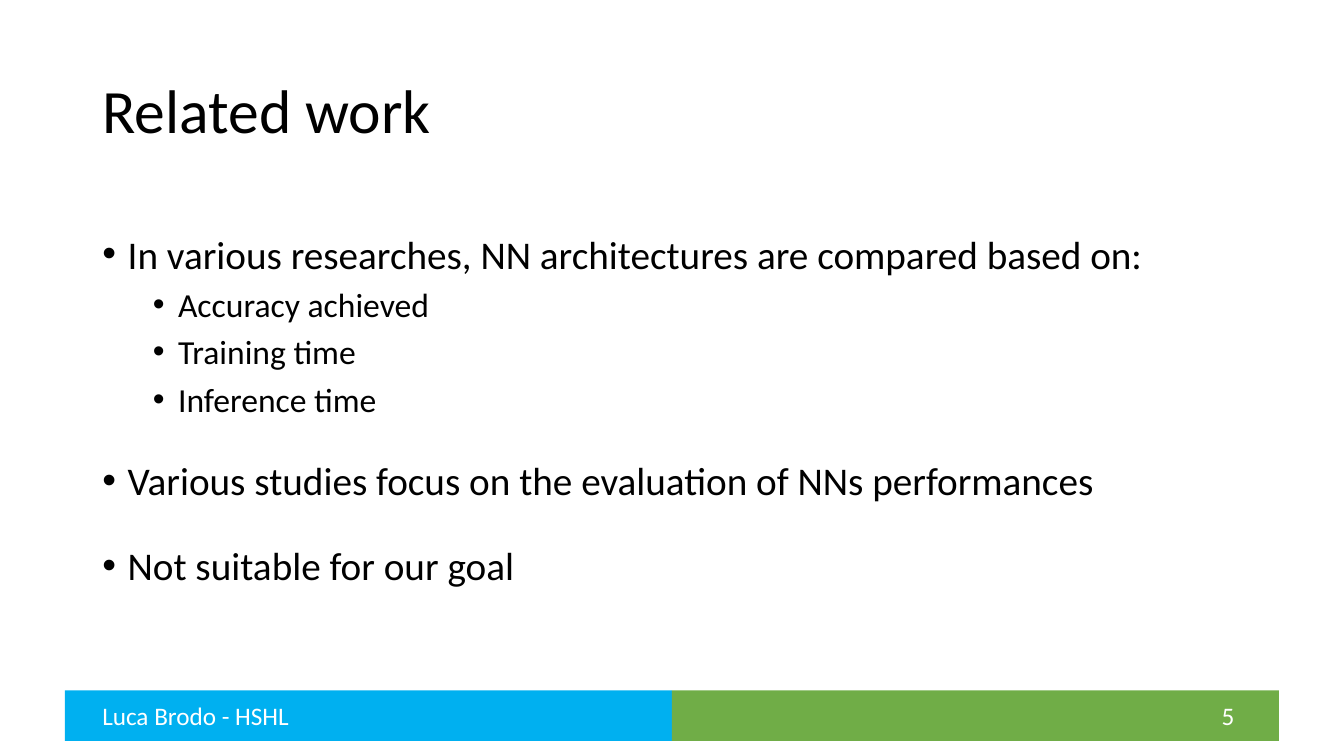
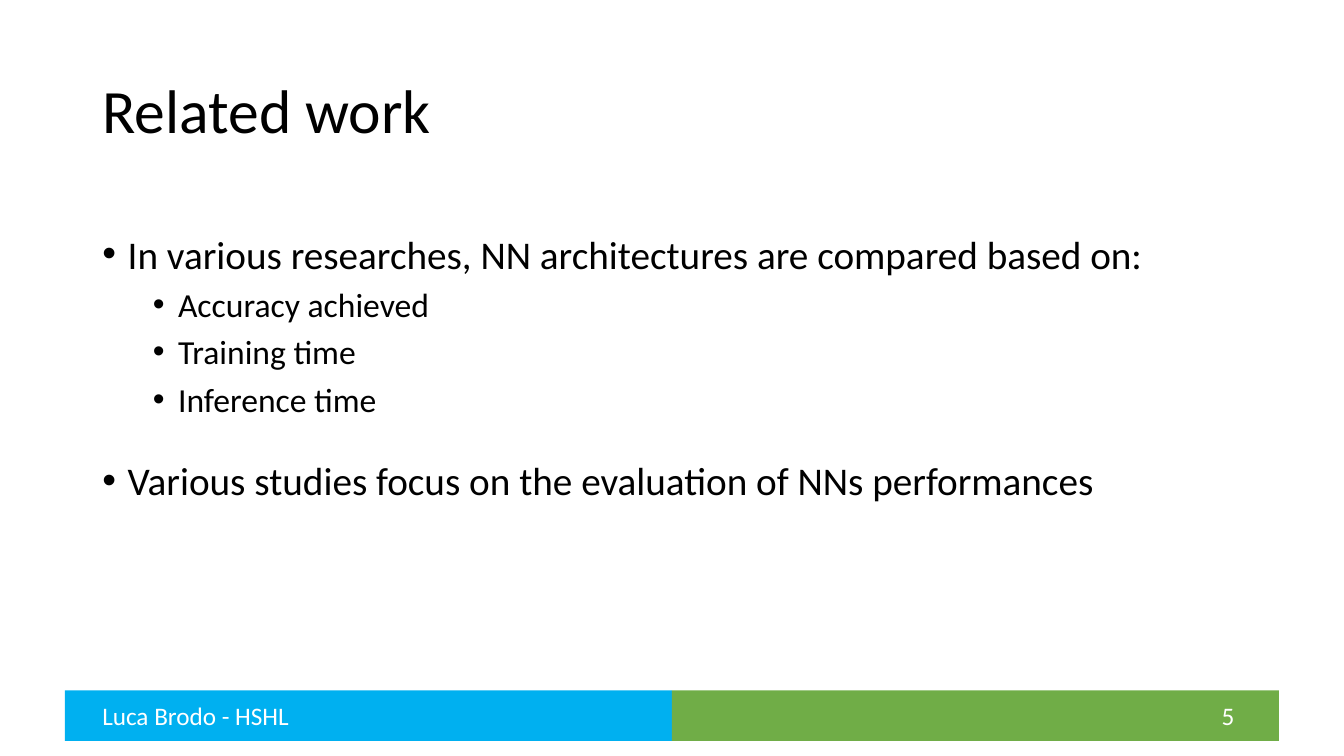
Before and after one commit to brodoluca/FinalThesisHSHL, a slide deck: slide 5 of Presentation/Final Presentation.pptx. Drawn at 1344x756 pixels with LibreOffice and Linux fonts; fonts in the diff are those of the drawing. Boxes give left, top, right and bottom in pixels: in the first picture for what was removed or moved away, otherwise in the second. Text is boxed around its words. In the diff, an @@ line names an element or a change of style, - is before the commit and + after.

```diff
--- a/Presentation/Final Presentation.pptx
+++ b/Presentation/Final Presentation.pptx
@@ text at bbox=[128, 552, 515, 587]: paragraph removed @@
-• Not suitable for our goal
```
Also in this commit, not shown: 4 other slides changed, 1 slide added, 1 slide removed, 10 other files.
